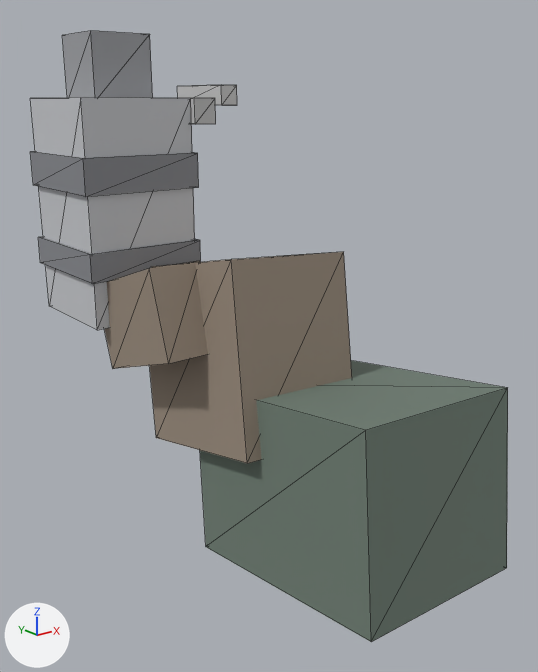
What one commit did to the glTF model assets/models/weapon_flashbang.glb.
Rendered twice from a camera (50 mm lens) standing at (-0.235, -0.398, 0.057) and looking at (0.043, -0.051, -0.082). The lights are fixed; the arrows at lower left show +X, +Y and +Z. The picture after the commit comes second. Mesh edges are drawn as thin lines. Vertices at exactly the same position are counted once.

Objects in the first picture: 'weapon_flashbang_root'.
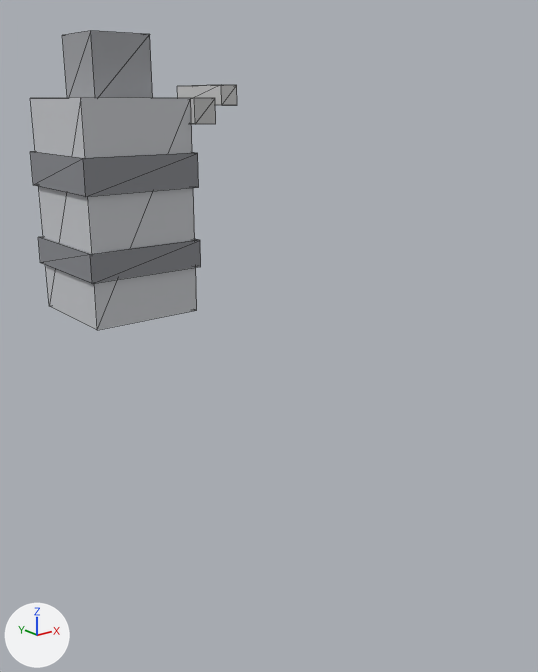
The change, as a list of edits to the scene's bpy script:
```text
Change me_mesh_0:
    used by ob_weapon_flashbang_root; location = (0.0, 0.0, 0.0)
    remove me_mesh_0.from_pydata(...)  # 72 vertices, 108 faces; spans x -0.04..0.12, y -0.187..0.102, z -0.228..0.098
    add me_mesh_0.from_pydata(...)  # 48 vertices, 72 faces; spans x -0.04..0.082, y 0.018..0.102, z -0.08..0.098
    me_mesh_0 part 1: the loose piece of 8 vertices spanning x -0.006..0.086, y -0.094..0.034, z -0.165..-0.025 is deleted
    me_mesh_0 part 2: the loose piece of 8 vertices spanning x -0.029..0.005, y -0.049..0.039, z -0.108..-0.032 is deleted
    me_mesh_0 part 3: the loose piece of 8 vertices spanning x 0.0..0.12, y -0.187..-0.023, z -0.228..-0.092 is deleted
```

Changed parts and their boxes (x1, y1, x2, y2) in the pictures (538 x 672 px):
'weapon_flashbang_root', reshaped (57% narrower, 51% shorter): before (30, 30, 508, 642); after (30, 30, 237, 330)
part 1 of me_mesh_0, deleted (brown): before (149, 252, 352, 463)
part 2 of me_mesh_0, deleted (brown): before (104, 261, 208, 369)
part 3 of me_mesh_0, deleted: before (200, 360, 508, 642)
